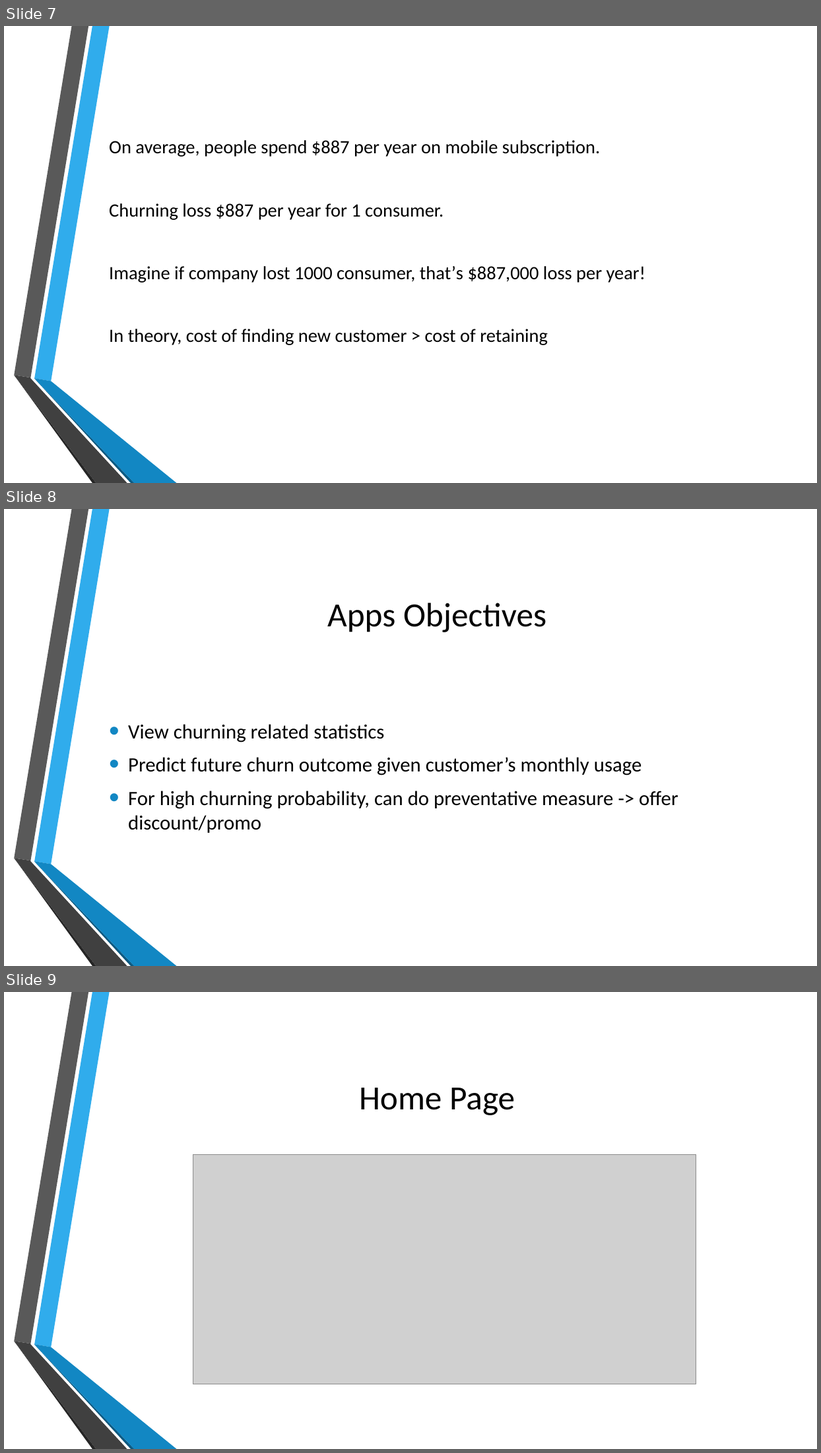
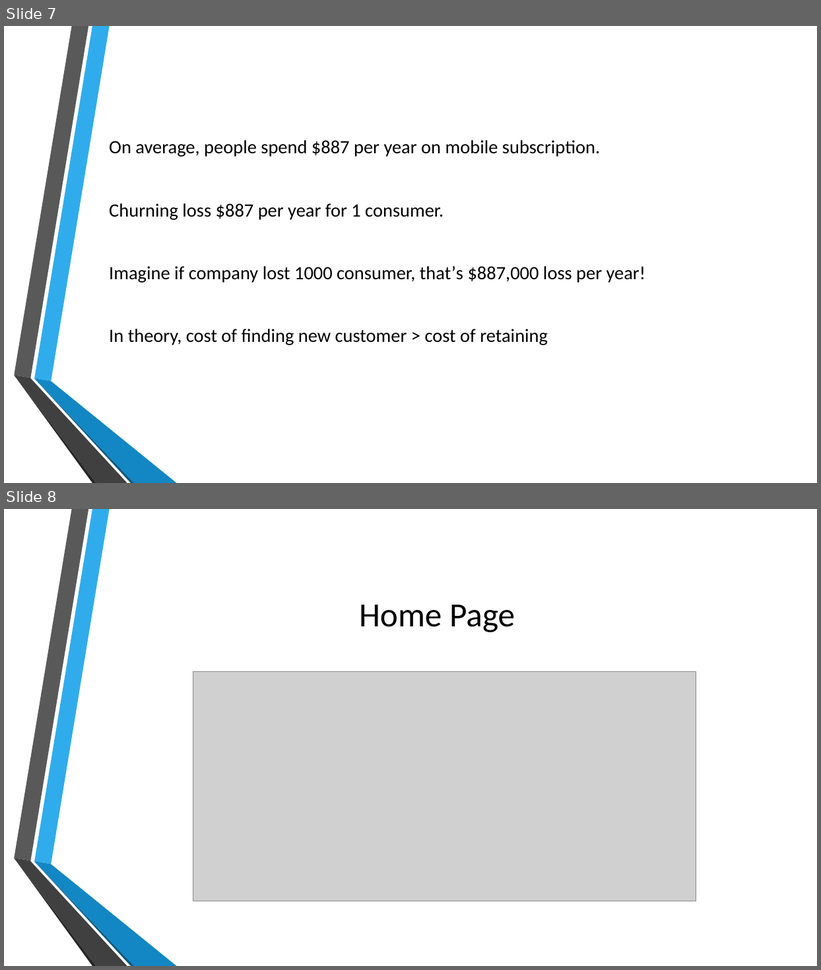
Before and after one commit to christianelbert/final-project-churn, a slide deck: final_project.pptx. Shown one above the other, each under a label of ours: slides 7, 8 and 9 before the commit, slides 7 and 8 after it. The pictures are 821x1453 and 821x970 pixels, drawn with LibreOffice and Linux fonts; fonts in the diff are those of the drawing; grey boxes stand for pictures; background and template pictures are left out. Boxes give left, top, right and bottom in pixels: in the first picture for what was removed or moved away, otherwise in the second. Text is boxed around its words. In the diff, an @@ line names an element or a change of style, - is before the commit and + after.

```diff
--- a/final_project.pptx
+++ b/final_project.pptx
@@ slide 8 removed at (4, 509, 817, 966), background picture (left out); not listed: 6 template elements that a slide beside it also shows @@
@@ title removed at (327, 603, 547, 632) @@
-Apps Objectives
@@ text removed at (128, 724, 678, 833) @@
-• View churning related statistics
-• Predict future churn outcome given customer’s monthly usage
-• For high churning probability, can do preventative measure -> offer discount/promo
@@ what was slide 9 is now slide 8 @@
```
Also in this commit, not shown: 2 slides added, 4 other files.
